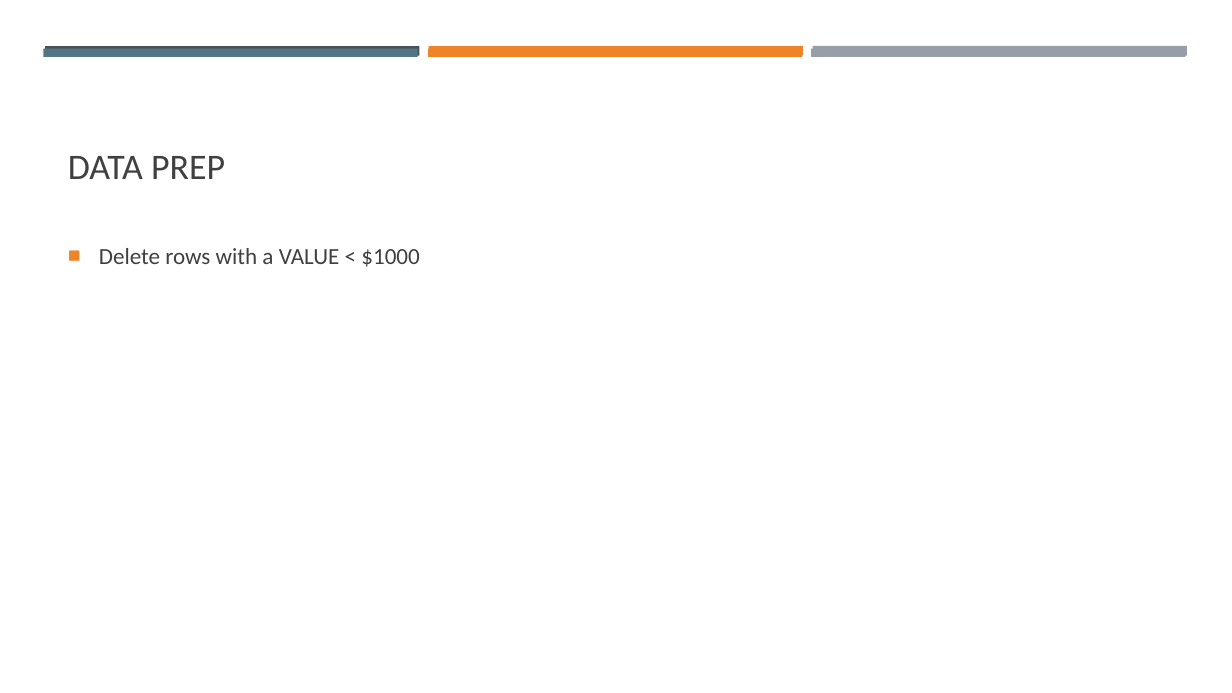
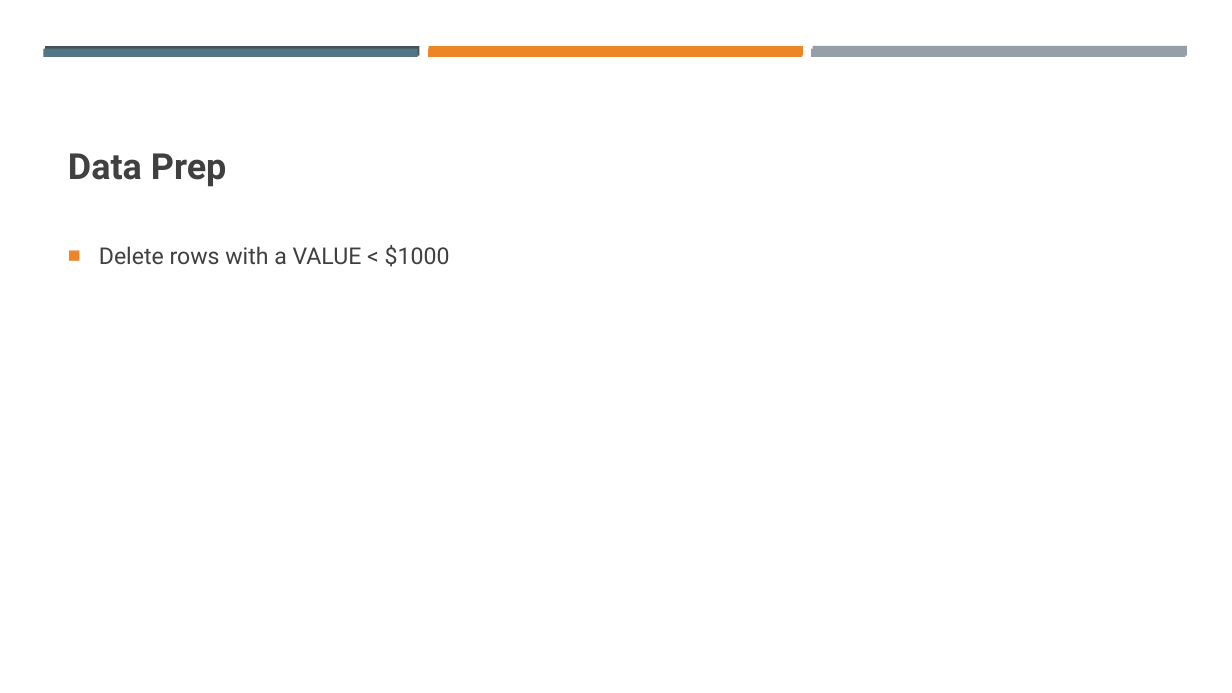
Before and after one commit to tamimcm416/capstone_business_stats, a slide deck: slide 3 of Assignment 1.pptx. Drawn at 1232x693 pixels with LibreOffice and Linux fonts; fonts in the diff are those of the drawing. Boxes give left, top, right and bottom in pixels: in the first picture for what was removed or moved away, otherwise in the second. Text is boxed around its words. In the diff, an @@ line names an element or a change of style, - is before the commit and + after.

```diff
--- a/Assignment 1.pptx
+++ b/Assignment 1.pptx
@@ title at box(68, 153, 227, 187): text changed; font Calibri to Roboto; bold on @@
-DATA PREP
+Data Prep
@@ text "Delete rows with a VALUE ..." at box(99, 245, 450, 267): font Calibri to Roboto @@
```
Also in this commit, not shown: 8 other slides changed.
